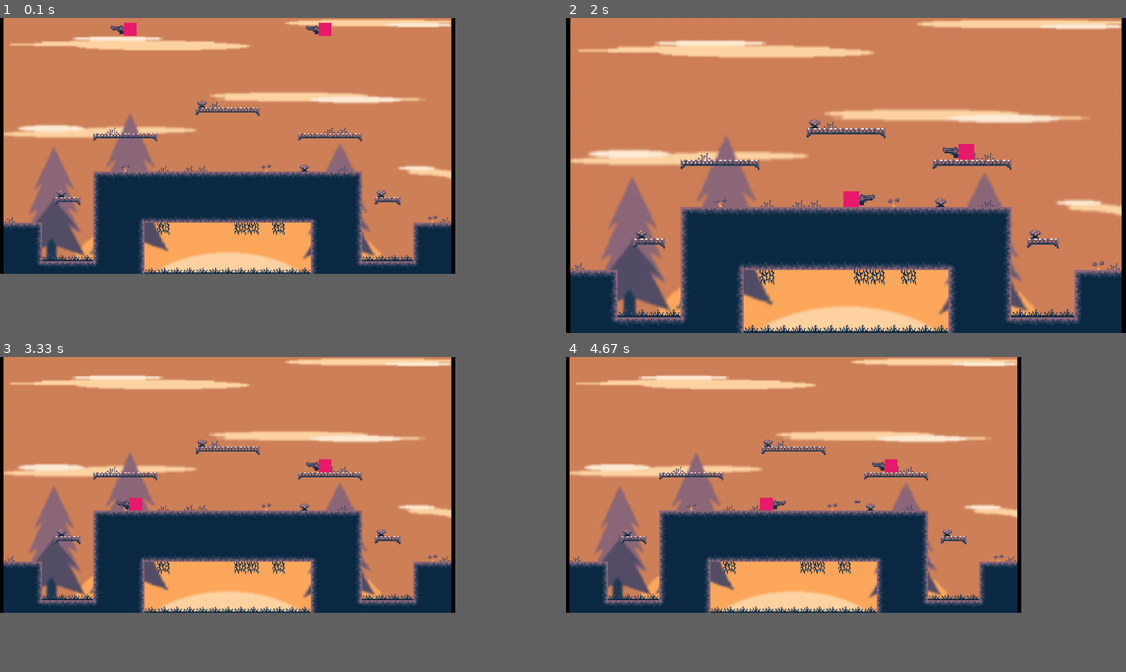
Above: before the commit, frames 1-4 (two rows, left to right).
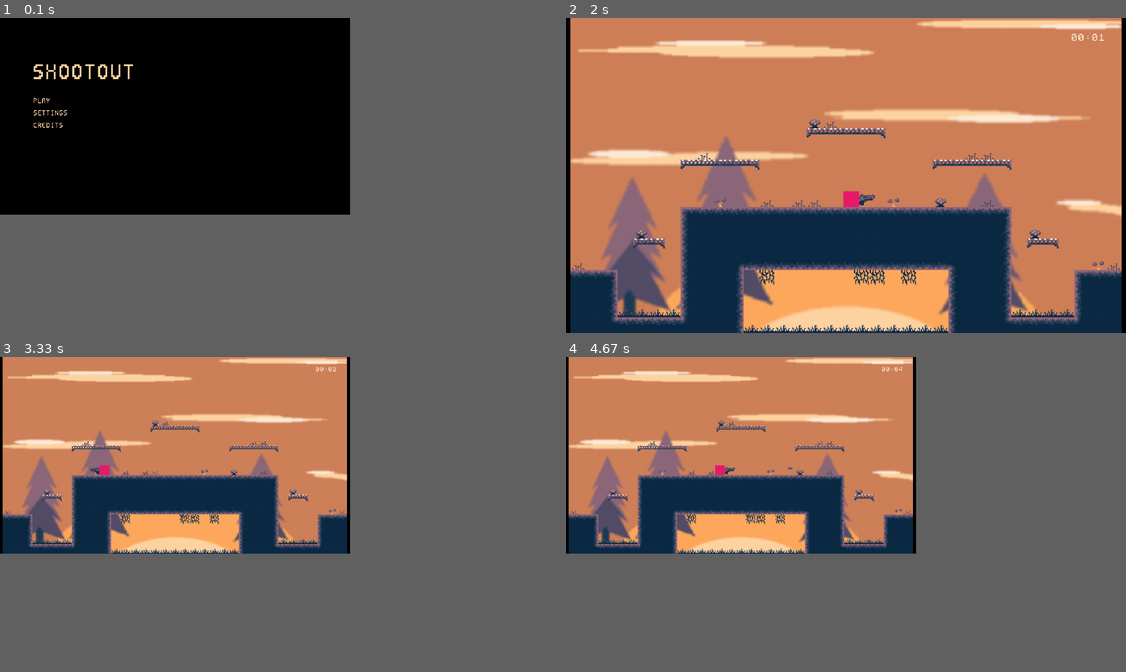
Above: after the commit, the same moments.

Repository: jesperkha/pygame-game
Game: pygame game, started from index.py
The game is run twice, just before and just after one commit, with the same random seed, the same clock (stepped at 60 frames per second) and the same inputs.
Inputs (mouse positions are in pixels of both pictures, inside the frame that each line leads up to):
- Up to frame 1 (0.1 s): no input
- Up to frame 2 (2 s): press the mouse at (610, 125) at 0.37 s; move the mouse to (633, 121) at 0.47 s; release the mouse at (655, 118) at 0.6 s; hold Right 0.67-1.13 s; move the mouse to (633, 87) at 0.7 s; hold Up 1.17-1.47 s; tap F at 1.23, 1.57, 1.87 s; hold Right 1.5-1.97 s
- Up to frame 3 (3.33 s): hold Left 2-2.53 s; tap F at 2.07, 2.37, 2.63, 2.97, 3.27 s; hold Down 2.57-2.87 s; hold Left 2.9-3.3 s
- Up to frame 4 (4.67 s): hold Up 3.33-3.7 s; tap F at 3.4, 3.8, 4.1, 4.47 s; hold Right 3.73-4.37 s; hold Down from 4.4 s (still down)
In our replay, in frame 1 the window is 900x506 before the commit and 692x389 after it. These sizes can differ from the game's own. Grey fills any space a smaller window leaves; there, only what the larger window draws over its background counts as a difference.

The runs differ from the first frame. In frame 1, 54% of the frame differs, in the area x 0-82%, y 0-82%; in frame 2, 0.3%; in frame 3, 33%; in frame 4, 33%.

Commit message:
22.03.21

Diff:
--- a/VARIABLES.py
+++ b/VARIABLES.py
@@ -9,14 +9,19 @@
     MENU = 0
     INGAME = 1
     PAUSE = 2
+    LOADING = 3
 
-    STATE = INGAME
+    STATE = MENU
 
     # Game
     HEIGHT = 320
     WIDTH = int(HEIGHT * ASPECT_RATIO)
     WALL_LOOP = True
     TILEMAP = None
+    MOUSE = [0, 0]
+    MOUSE_CLICKED = False
+    MOUSE_RELEASED = True
+    TIMER = None
 
     # Player
     JUMP_HEIGHT = 7
@@ -26,7 +31,7 @@
 
     # Guns
     BULLET_SPEED = 5
+    RELOAD_TIME = 4
     BULLET_CAP = 20
     GUN_RECOIL = 5
-    RELOAD_TIME = 4
     MAG_SIZE = 10
--- a/classes/bullet.py
+++ b/classes/bullet.py
@@ -8,21 +8,18 @@
 
 explosion_effect = EffectAnimation(load_json("./json/bullet_explosion.json"))
 
-def load():
+def load_bullets():
     explosion_effect.load()
     s1 = image.load("./src/bullet/bullet-left.png").convert_alpha()
     s2 = image.load("./src/bullet/bullet-right.png").convert_alpha()
     Bullet.sprites = [s1, s2]
+    for _ in range(Game.BULLET_CAP):
+        Bullet((0, 0), 1)
 
 
-def update_bullets(win, collision_map):
+def update_bullets(win):
     for b in Bullet.bullets:
-        b.update(win, collision_map)
-
-
-def init_bullets():
-    for _ in range(Game.BULLET_CAP):
-        Bullet((0, 0), 1)
+        b.update(win)
 
 
 class Bullet:
@@ -34,6 +31,8 @@
     w = Game.TILESIZE
     h = Game.TILESIZE
 
+    collision_map = None
+
     def __init__(self, pos: tuple, dir: int) -> None:
         self.pos = Vector(pos[0], pos[1])
         self.dir = dir
@@ -42,7 +41,7 @@
         Bullet.bullets.append(self)
 
 
-    def update(self, win, collision_map):
+    def update(self, win):
         if self.state:
             self.pos.x += Game.BULLET_SPEED * self.dir
 
@@ -55,10 +54,11 @@
                 win.blit(Bullet.sprites[1], (self.pos.x, self.pos.y))
 
             # check collision with collision map
-            for tile in collision_map:
-                if tile[0] != 2:
-                    if abs(self.pos.x - tile[2]) < Game.TILESIZE and abs(self.pos.y - tile[3]) < Game.TILESIZE:
-                        self.explode()
+            if Bullet.collision_map:
+                for tile in Bullet.collision_map:
+                    if tile[0] != 2:
+                        if abs(self.pos.x - tile[2]) < Game.TILESIZE and abs(self.pos.y - tile[3]) < Game.TILESIZE:
+                            self.explode()
 
 
     def die(self):
@@ -90,7 +90,3 @@
     def rotate():
         # Rotates list bakwards
         Bullet.bullets = Bullet.bullets[1:] + Bullet.bullets[:1]
-
-
-load()
-init_bullets()
--- a/classes/font.py
+++ b/classes/font.py
@@ -1,9 +1,9 @@
 # Font class
 
-from pygame import image, Rect
+from pygame import image, Rect, transform
 
 # LETTERS = "ABCDEFGHIJKLMNOPQRSTUVWXYZabcdefghijklmnopqrstuvwxyz0123456789.,:!?"
-LETTERS = "ABC"
+LETTERS = "ABCDEFGHIJKLMNOPQRSTUVWXYZ"
 
 class Font:
     def __init__(self, filename) -> None:
@@ -21,7 +21,7 @@
 
 
     def load(self):
-        self.font_image = image.load(self.filename).convert()
+        self.font_image = image.load(self.filename).convert_alpha()
 
         current_width = 0
         current_char = 0
@@ -36,8 +36,18 @@
                 current_width += 1
 
 
-    def render(self, win: object, pos: tuple, text: str, letter_spacing: int = 1):
-        space = 0
+    def render(self, win: object, pos: tuple, text: str, letter_spacing: int = 1, scale: int = 1) -> tuple:
+        space = 0 # acts as string width
+        height = 0
+        x = pos[0]
+        y = pos[1]
+
         for letter in text:
-            win.blit(self.chars[letter], (pos[0] + space, pos[1]))
-            space += self.chars[letter].get_width() + letter_spacing
+            pre_char = self.chars[letter]
+            char = transform.scale(pre_char, (pre_char.get_width() * scale, pre_char.get_height() * scale))
+            win.blit(char, (pos[0] + space, pos[1]))
+            space += char.get_width() + letter_spacing * scale
+            height = char.get_height()
+
+        # returns size of string
+        return (x, y, space, height)
--- a/index.py
+++ b/index.py
@@ -1,26 +1,41 @@
+# IMPORTS --------------------------------------------- #
+import pygame
 
-# Set path for imports
+from VARIABLES import Game
+from menu import update_menu, load_menu
+
+import classes.tilemap as tilemap
+import classes.bullet as bullet
+import classes.player as player
+import classes.timer as timer
+import classes.item as item
+import classes.guns as guns
+
+import utility.controller as controller
+import utility.animation as animation
+import utility.files as files
+
+
+# Set path for imports (root)
 import os, sys
 sys.path.append(os.path.dirname(os.path.dirname(os.path.realpath(__file__))))
 
-import pygame
-from utility.controller import update_controllers, Controller
-from VARIABLES import Game
 
+# Window and window buffer
 pygame.init()
 clock = pygame.time.Clock()
-
-# Window and window buffer
-START_SCALE = 1.3
+START_SCALE = 1
+fullscreen = False
+background = pygame.Surface((Game.WIDTH, Game.HEIGHT))
 monitor_size = [pygame.display.Info().current_w, pygame.display.Info().current_h]
 window = pygame.display.set_mode((int(800 * START_SCALE), int(450 * START_SCALE)), pygame.RESIZABLE)
 buffer = pygame.Surface((Game.WIDTH, Game.HEIGHT))
 buffer_scale = [int(window.get_height() * Game.ASPECT_RATIO), window.get_height()]
 buffer_pos = [(window.get_width() - buffer.get_width()) / 2, 0]
-fullscreen = False
 
-pygame.display.set_caption("17.03.21")
-pygame.display.set_icon(pygame.transform.scale(pygame.image.load("./src/items/item1.png").convert_alpha(), (100, 100)))
+pygame.display.set_caption("18.03.21")
+pygame.display.set_icon(pygame.image.load("./src/items/item1.png").convert_alpha())
+
 
 # resize window
 def resize(w, h):
@@ -30,54 +45,40 @@
         pygame.display.set_mode(monitor_size, pygame.FULLSCREEN)
 
 
-# Load all assets at once
-loading_queue = [] # append loading functions to queue
-def load_game():
-    for asset in loading_queue:
-        asset()
+# load game assets all at once
+def load_assets():
+    load_menu()
+    item.load_items()
+    bullet.load_bullets()
+
+    level_json = files.load_json("./levels/level2.json")
+    Game.WALL_LOOP = level_json["screen_loop"]
+
+    global background
+    background = pygame.image.load(level_json["background"])
+
+    bullet.Bullet.collision_map = files.load_json(level_json["collision_map"])
+    item.Item.collision_map = files.load_json(level_json["collision_map"])
+
+    Game.TILEMAP = tilemap.Tilemap(level_json["tilemap"])
+    Game.TIMER = timer.GameTimer()
+
+    gun = guns.Pistol()
+    gun.load()
+    p1 = player.Player((150, 0), (16, 16), [pygame.K_UP, pygame.K_DOWN, pygame.K_LEFT, pygame.K_RIGHT], gun)
+    p1.collision_map = tilemap.Tilemap(level_json["collision_map"])
+
+    # gun2 = guns.Pistol()
+    # gun2.load()
+    # p2 = player.Player((Game.WIDTH - 166, 0), (16, 16), [pygame.K_w, pygame.K_s, pygame.K_a, pygame.K_d], gun2)
+    # p2.collision_map = tilemap.Tilemap(level_json["collision_map"])
 
 
-# ---------------- TEST ZONE ---------------- #
+# GAME LOOP ----------------------------------------------------------------------------- #
 
-from classes.player import Player, update_players
-from classes.bullet import update_bullets
-from classes.guns import Pistol
-from utility.files import load_json
-from classes.tilemap import Tilemap
-from classes.item import update_items, create_item, Item, load_items
-from classes.timer import GameTimer
-from utility.animation import update_effects
-from random import randrange
-from menu import update_main_menu
+# Loads assets first
+load_assets()
 
-
-load_items()
-
-level_json = load_json("./levels/level2.json")
-Game.WALL_LOOP = level_json["screen_loop"]
-background = pygame.image.load(level_json["background"])
-cm = load_json(level_json["collision_map"])
-
-Item.collision_map = cm
-Game.TILEMAP = Tilemap(level_json["tilemap"])
-
-gun = Pistol()
-gun.load()
-player = Player((150, 0), (16, 16), [pygame.K_UP, pygame.K_DOWN, pygame.K_LEFT, pygame.K_RIGHT], gun)
-player.collision_map = Tilemap(level_json["collision_map"])
-
-gun2 = Pistol()
-gun2.load()
-player2 = Player((Game.WIDTH - 166, 0), (16, 16), [pygame.K_w, pygame.K_s, pygame.K_a, pygame.K_d], gun2)
-player2.collision_map = Tilemap(level_json["collision_map"])
-
-
-# ------------------------------------------- #
-
-# Loads game assets before game loop starts
-load_game()
-
-# Gameloop
 run = True
 while run:
     # Key controls for window and resizing
@@ -93,26 +94,31 @@
         if event.type == pygame.VIDEORESIZE:
             resize(event.w, event.h)
 
+    controller.update_controllers()
 
-    # Game states ---------------------------------------------------------- #
 
-    update_controllers()
-
+    # INGAME LOOP ---------------------------------------------------------------------- #
     if Game.STATE == Game.INGAME:
-        buffer.fill((0, 0, 0))
         buffer.blit(background, (0, 0))
         if Game.TILEMAP:
             Game.TILEMAP.update(buffer)
-        update_bullets(buffer, cm)
-        update_players(buffer)
-        update_items(buffer)
-        update_effects(buffer)
+        if Game.TIMER:
+            Game.TIMER.update(buffer)
+        bullet.update_bullets(buffer)
+        player.update_players(buffer)
+        item.update_items(buffer)
+        animation.update_effects(buffer)
 
-    elif Game.STATE == Game.MENU:
-        update_main_menu(buffer)
 
-    elif Game.STATE == Game.PAUSE:
+    # MENU LOOP ------------------------------------------------------------------------ #
+    if Game.STATE == Game.MENU:
+        update_menu(buffer)
+
+
+    # LOADING GAME --------------------------------------------------------------------- #
+    if Game.STATE == Game.LOADING:
         pass
+
 
     # Window rendering and buffer sizing
     window.fill((0, 0, 0))
@@ -127,5 +133,24 @@
     window.blit(pygame.transform.scale(buffer, buffer_scale), buffer_pos)
     pygame.display.update()
 
+    # Set mouse position relative to screen
+    ratio_x = (window.get_width() / buffer.get_width())
+    ratio_y = (window.get_height() / buffer.get_height())
+    mouse_pos = pygame.mouse.get_pos()
+    Game.MOUSE = [mouse_pos[0] / ratio_x, mouse_pos[1] / ratio_y]
+
+    # Toggle mouse press
+    btn = pygame.mouse.get_pressed(num_buttons=3)[0]
+    if btn:
+        if Game.MOUSE_RELEASED:
+            Game.MOUSE_CLICKED = True
+            Game.MOUSE_RELEASED = False
+        else:
+            Game.MOUSE_CLICKED = False
+    else:
+        Game.MOUSE_CLICKED = False
+        Game.MOUSE_RELEASED = True
+
+
 
 pygame.quit()
--- a/menu.py
+++ b/menu.py
@@ -1,11 +1,41 @@
 # menu related rendering
 
 from classes.font import Font
+from pygame import mouse, draw
+from utility.signals import Signal
+from VARIABLES import Game
 
-MENU_SATE = "main"
-font = Font("./src/chars/charmap.png")
-font.load()
+# TITLE, SETTINGS, GAME_SELECT, INGAME, CREDITS
+MENU_STATE = "TITLE"
+font = None
 
-def update_main_menu(win):
+def load_menu():
+    global font
+    font = Font("./src/font_sheet.png")
+    font.load()
+
+
+def button(win, name: str, state: str, pos: tuple, scale: int = 1) -> None:
+    size = font.render(win, pos, name, 2, scale)
+    if Game.MOUSE[0] > size[0] and Game.MOUSE[1] > size[1] and Game.MOUSE[0] < size[0] + size[2] and Game.MOUSE[1] < size[1] + size[3]:
+        # Click
+        if Game.MOUSE_CLICKED:
+            global MENU_STATE
+            MENU_STATE = state
+
+        # Hover
+        else:
+            draw.rect(win, (255, 255, 255), size)
+
+
+def update_menu(win):
     win.fill((0, 0, 0))
-    font.render(win, (0, 0), "ABC")
+
+    if MENU_STATE == "TITLE":
+        font.render(win, (50, 75), "SHOOTOUT", 2, 3)
+        button(win, "PLAY", "INGAME", (50, 130))
+        button(win, "SETTINGS", "INGAME", (50, 150))
+        button(win, "CREDITS", "INGAME", (50, 170))
+
+    elif MENU_STATE == "INGAME":
+        Game.STATE = Game.INGAME
--- a/utility/animation.py
+++ b/utility/animation.py
@@ -46,9 +46,6 @@
     def reset(self):
         self.on_frame = 0
         self.tick = 0
-
-
-
 
 
 # EFFECTS --------------------------------------------------------- #
--- /dev/null
+++ b/utility/collection.py
@@ -0,0 +1,109 @@
+# Collection class for lagless storage
+
+# ROOT NODE ------------------------------------------------------------- #
+class Node:
+    def __init__(self, value=None) -> None:
+        self.value = value
+        self.next = None
+        self.prev = None
+        self.nodes = 0
+
+
+    def new(self, value) -> object:
+        """
+        Add new node to list. Nodes are added at the beginning of the list.
+        Returns:
+        • int: Number of current nodes
+        """
+        new_node = Node(value)
+
+        if self.next:
+            next_node = self.next
+            new_node.prev = new_node
+            new_node.next = next_node
+            self.next = new_node
+            new_node.prev = self
+        else:
+            self.next = new_node
+            new_node.prev = self
+
+        return new_node
+
+
+    def find(self, value) -> object:
+        """Returns the first Node with the requested value"""
+        if self.value == value:
+            return self
+        elif self.next:
+            return self.next.find(value)
+
+
+    def print_out(self) -> None:
+        """Prints out the value for each node. Not recommended if the values are objects"""
+        print(self.value)
+        if self.next:
+            self.next.print_out()
+
+
+    def remove(self) -> None:
+        """Removes node from collection"""
+        if self.prev:
+            self.prev.next = self.next
+
+
+    def map_func(self, func) -> None:
+        """Maps a function to all elements in collection. The function should expect a Node as a parameter."""
+        if self.value:
+            func(self)
+        if self.next:
+            self.next.map_func(func)
+
+
+def test():
+    # Test 1: Creating new nodes
+    try:
+        root = Node()
+        root.new(1)
+        root.new(2)
+        print("Test 1: Complete")
+    except:
+        print("Test 1: Failed")
+
+    # Test 2: Deleting nodes
+    try:
+        root = Node()
+        a = root.new(10)
+        a.remove()
+        if root.next:
+            raise Exception()
+        print("Test 2: Complete")
+    except:
+        print("Test 2: Failed")
+
+    # Test 3: Finding a Node
+    try:
+        root = Node()
+        root.new(1)
+        root.new(2)
+        a = root.find(1)
+        if a:
+            print("Test 3: Complete")
+        else:
+            raise Exception()
+    except:
+        print("Test 3: Failed")
+
+    # Test 4: Mapping a function
+    try:
+        root = Node()
+        b = root.new(1)
+        def map_func(a):
+            a.value += 1
+        root.map_func(map_func)
+        if b.value == 2:
+            print("Test 4: Complete")
+        else:
+            raise Exception()
+    except:
+        print("Test 4: Failed")
+test()
--- /dev/null
+++ b/utility/smartlist.py
@@ -0,0 +1,44 @@
+# Smart List class
+
+class SmartList:
+
+    def __init__(self) -> None:
+        self.list = []
+
+
+    def __repr__(self):
+        return f"SmartList: {len(self.list)}"
+
+
+    def add(self, item) -> int:
+        """Adds item to list. Returns number of items in list."""
+        self.list.append(item)
+        return len(self.list)
+
+
+    def remove(self, item) -> int:
+        """Removes item from list. Returns number of items left."""
+        if item in self.list:
+            self.list.remove(item)
+        return len(self.list)
+
+
+    def find(self, value) -> any:
+        """Finds an item equal to the specified value. Returns item."""
+        for n in self.list:
+            if n == value:
+                return n
+
+
+    def find_attr(self, key, value) -> object:
+        """Finds an item with matching key-value pair. Returns item or None."""
+        for i in self.list:
+            if hasattr(i, key) and getattr(i, key) == value:
+                return i
+
+        return None
+
+
+    def attr(self, key, value) -> None:
+        """Sets a new attribute."""
+        setattr(self, key, value)
Not shown, changed: changelog.txt
Binary file removed: src/chars/charmap.png
Binary file added: src/font_sheet.png
Binary file added: src/font_sheet2.png
